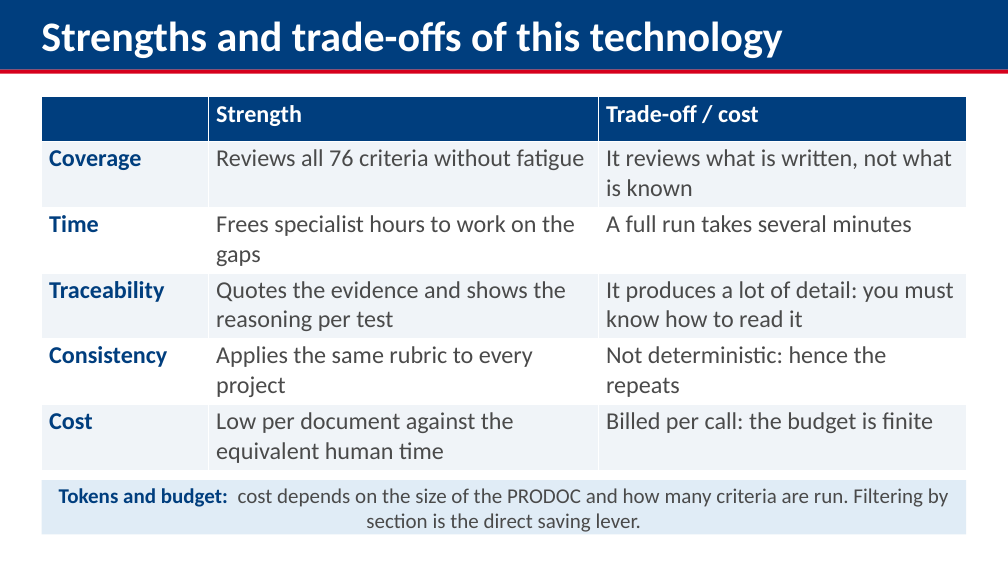
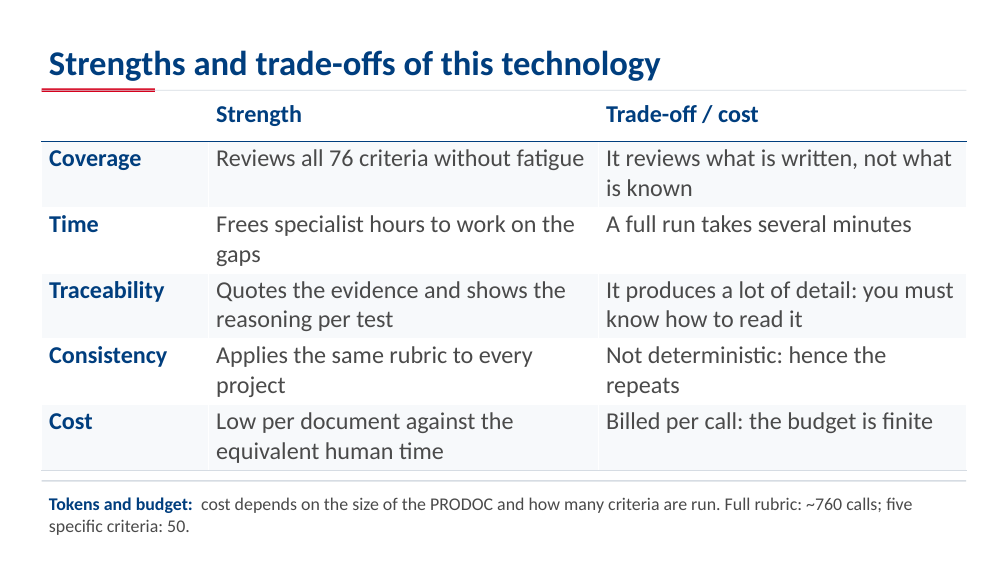
Before and after one commit to aevpsnow6-oss/deploy, a slide deck: slide 20 of presentation/capacitacion_appraisal/ILO_Appraisal_GPT_Training_Ahmed_EN.pptx (slide 15 before the commit). Drawn at 1008x567 pixels with LibreOffice and Linux fonts; fonts in the diff are those of the drawing. Boxes give left, top, right and bottom in pixels: in the first picture for what was removed or moved away, otherwise in the second. Text is boxed around its words. In the diff, an @@ line names an element or a change of style, - is before the commit and + after.

```diff
--- a/presentation/capacitacion_appraisal/ILO_Appraisal_GPT_Training_Ahmed_EN.pptx
+++ b/presentation/capacitacion_appraisal/ILO_Appraisal_GPT_Training_Ahmed_EN.pptx
@@ rectangle removed at <box>0,0,1008,70</box> @@
@@ text "Strengths and trade-offs of this ...": place and size @@
-text "Strengths and trade-offs of this ..." at <box>41,21,783,58</box>
+text "Strengths and trade-offs of this ..." at <box>49,50,661,81</box>
@@ text "Strengths and trade-offs of this ..." at <box>49,50,661,81</box>: size 40 to 33 pt, text colour #FFFFFF to #003E7E @@
@@ rectangle added at <box>42,88,155,91</box>, fill #D6001C @@
@@ table at <box>42,97,966,470</box> @@
@@ fill #003E7E to #FFFFFF in row 1 @@
@@ fill #F0F4F8 to #F7F9FB in 9 cells @@
@@ text colour #FFFFFF to #003E7E in "Strength", "Trade-off / cost" @@
@@ borders changed @@
@@ rectangle: place and size @@
-rectangle at <box>0,70,1008,74</box>
+rectangle at <box>42,90,966,91</box>
@@ rectangle at <box>42,90,966,91</box>: fill #D6001C to #D6DCE3 @@
@@ text "Tokens and budget: cost depends ...": place and size @@
-text "Tokens and budget: cost depends ..." at <box>42,480,966,535</box>
+text "Tokens and budget: cost depends ..." at <box>49,497,912,535</box>
@@ text "Tokens and budget: cost depends ..." at <box>49,497,912,535</box>: vertical alignment middle to top; fill #E0ECF6 to none @@
@@ rectangle added at <box>42,480,966,482</box>, fill #D6DCE3 @@
@@ text at <box>49,497,912,535</box>: text changed; size 20 to 17 pt @@
-Tokens and budget: cost depends on the size of the PRODOC and how many criteria are run. Filtering by section is the direct saving lever.
+Tokens and budget: cost depends on the size of the PRODOC and how many criteria are run. Full rubric: ~760 calls; five specific criteria: 50.
```
Also in this commit, not shown: 26 other slides changed, 6 slides added, 5 other files.
